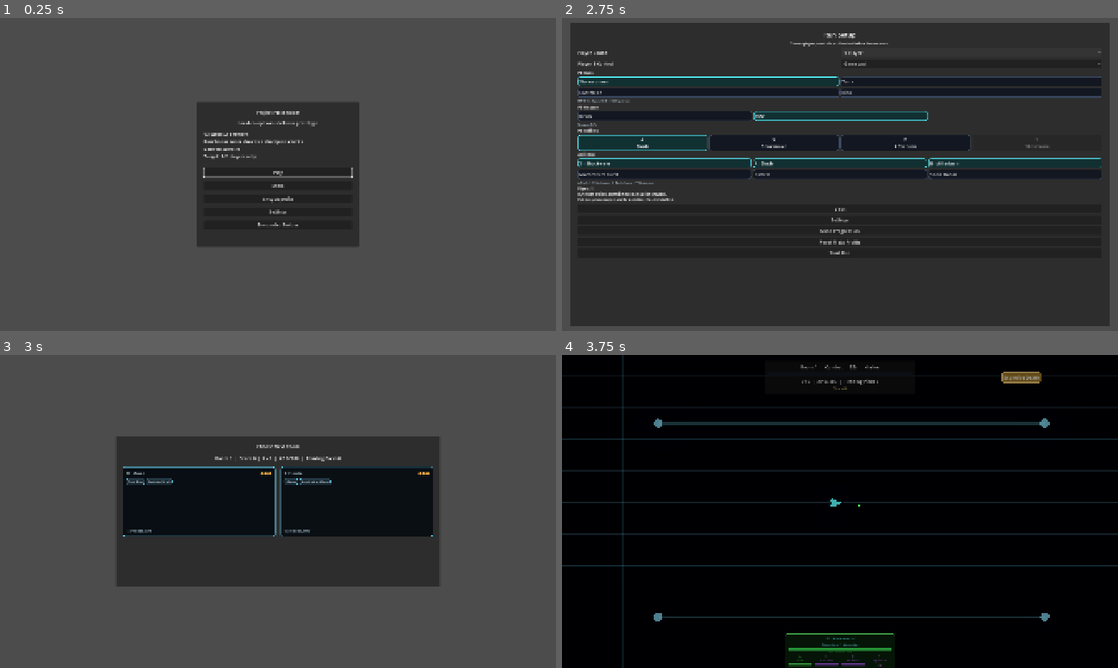
Above: before the commit, frames 1-4 (two rows, left to right).
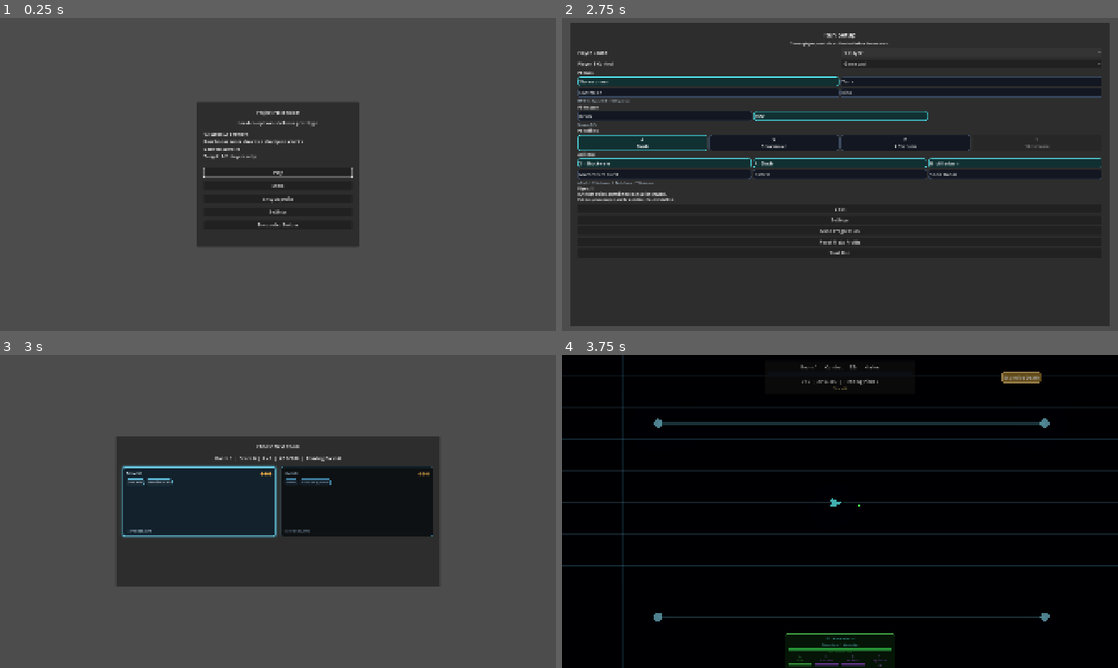
Above: after the commit, the same moments.

Repository: snaxico/project-twin-stick
Game: Godot game, scene res://scenes/ui/Bootstrap.tscn
Same seed, same stepped clock (60 frames per second), same inputs: the game is played once before the commit and once after it.
Inputs (mouse positions are in pixels of both pictures, inside the frame that each line leads up to):
- Up to frame 1 (0.25 s): no input
- Up to frame 2 (2.75 s): click "Play" at 0.5 s; click "1 Player" at 1.25 s; click "1 Player" at 2 s
- Up to frame 3 (3 s): click "Start Run" at 2.75 s
- Up to frame 4 (3.75 s): click (762, 502) at 3.52 s

Frames 1-2 are identical in both runs. In frame 3, 6.5% of the frame differs, in the area x 21-78%, y 35-59%; in frame 4, nothing differs.

Commit message:
ui: strengthen next-room card selection
Co-Authored-By: OpenAI Codex <codex@openai.com>

Diff:
--- a/scripts/ui/RunFlow.gd
+++ b/scripts/ui/RunFlow.gd
@@ -79,7 +79,7 @@
 		if first_button == null:
 			first_button = button
 	if first_button != null:
-		first_button.call_deferred("grab_focus")
+		call_deferred("_focus_route_card", first_button)
 
 func _clear_next_room_cards() -> void:
 	for child in next_room_card_row.get_children():
@@ -93,6 +93,10 @@
 	button.text = ""
 	var rare_bonus := float(node.get("rare_bonus", 0.0))
 	_apply_route_card_style(button, rare_bonus)
+	button.mouse_entered.connect(_on_route_card_mouse_entered.bind(button))
+	button.focus_entered.connect(_on_route_card_focus_entered.bind(button))
+	button.resized.connect(_update_route_card_pivot.bind(button))
+	_set_route_card_active(button, false)
 	var margin := MarginContainer.new()
 	margin.set_anchors_and_offsets_preset(Control.PRESET_FULL_RECT)
 	margin.mouse_filter = Control.MOUSE_FILTER_IGNORE
@@ -115,8 +119,8 @@
 	trait_label.mouse_filter = Control.MOUSE_FILTER_IGNORE
 	trait_label.size_flags_horizontal = Control.SIZE_EXPAND_FILL
 	var trait_text := "Champion: %s" % _format_boss_name(str(node.get("boss_type", "Champion"))) if room_type == "boss" else str(node.get("trait_label", "Open room"))
-	trait_label.text = "%s  %s" % [_trait_icon_text("shield" if room_type == "boss" else str(node.get("trait_icon", "open"))), trait_text]
-	trait_label.add_theme_font_size_override("font_size", 15)
+	trait_label.text = trait_text
+	trait_label.add_theme_font_size_override("font_size", 17)
 	trait_label.add_theme_color_override("font_color", Color(0.88, 0.98, 1.0, 0.96))
 	title_row.add_child(trait_label)
 	var danger_label := Label.new()
@@ -171,18 +175,46 @@
 		border_color = Color(1.0, 0.80, 0.26, 0.96)
 	for state in ["normal", "hover", "pressed", "focus"]:
 		var style := StyleBoxFlat.new()
-		style.bg_color = Color(0.035, 0.055, 0.075, 0.96)
-		if state == "hover":
-			style.bg_color = Color(0.055, 0.085, 0.11, 0.98)
+		var is_active_state: bool = state == "hover" or state == "focus"
+		style.bg_color = Color(0.025, 0.04, 0.055, 0.88)
+		if is_active_state:
+			style.bg_color = Color(0.07, 0.13, 0.17, 0.99)
 		elif state == "pressed":
 			style.bg_color = Color(0.025, 0.045, 0.065, 0.98)
-		style.border_color = border_color.lightened(0.22) if state == "focus" else border_color
-		style.set_border_width_all(2 if rare_bonus > 0.0 or state == "focus" else 1)
+		style.border_color = border_color.lightened(0.28) if is_active_state else Color(border_color.r, border_color.g, border_color.b, border_color.a * 0.48)
+		style.set_border_width_all(3 if is_active_state else (2 if rare_bonus > 0.0 else 1))
+		if is_active_state:
+			style.shadow_color = Color(border_color.r, border_color.g, border_color.b, 0.42)
+			style.shadow_size = 8
 		style.corner_radius_top_left = 8
 		style.corner_radius_top_right = 8
 		style.corner_radius_bottom_left = 8
 		style.corner_radius_bottom_right = 8
 		button.add_theme_stylebox_override(state, style)
+
+
+func _on_route_card_mouse_entered(button: Button) -> void:
+	_focus_route_card(button)
+
+
+func _focus_route_card(button: Button) -> void:
+	button.grab_focus()
+	_on_route_card_focus_entered(button)
+
+
+func _on_route_card_focus_entered(button: Button) -> void:
+	for child in next_room_card_row.get_children():
+		if child is Button:
+			_set_route_card_active(child as Button, child == button)
+
+
+func _set_route_card_active(button: Button, active: bool) -> void:
+	button.modulate = Color.WHITE if active else Color(0.72, 0.76, 0.82, 0.86)
+	button.scale = Vector2.ONE * (1.03 if active else 1.0)
+
+
+func _update_route_card_pivot(button: Button) -> void:
+	button.pivot_offset = button.size * 0.5
 
 func _build_modifier_chip(display_name: String) -> PanelContainer:
 	var chip := PanelContainer.new()
@@ -211,29 +243,6 @@
 	margin.add_child(label)
 	return chip
 
-func _trait_icon_text(icon_id: String) -> String:
-	match icon_id:
-		"flame":
-			return "F"
-		"snow":
-			return "*"
-		"scan":
-			return "#"
-		"shrink":
-			return "<>"
-		"swarm":
-			return "S"
-		"shield":
-			return "[]"
-		"bolt":
-			return "!"
-		"rising":
-			return "^"
-		"bomb":
-			return "!"
-		_:
-			return "O"
-
 func _danger_pips_text(pip_count: int) -> String:
 	var filled := ""
 	for _index in range(clampi(pip_count, 1, 3)):
